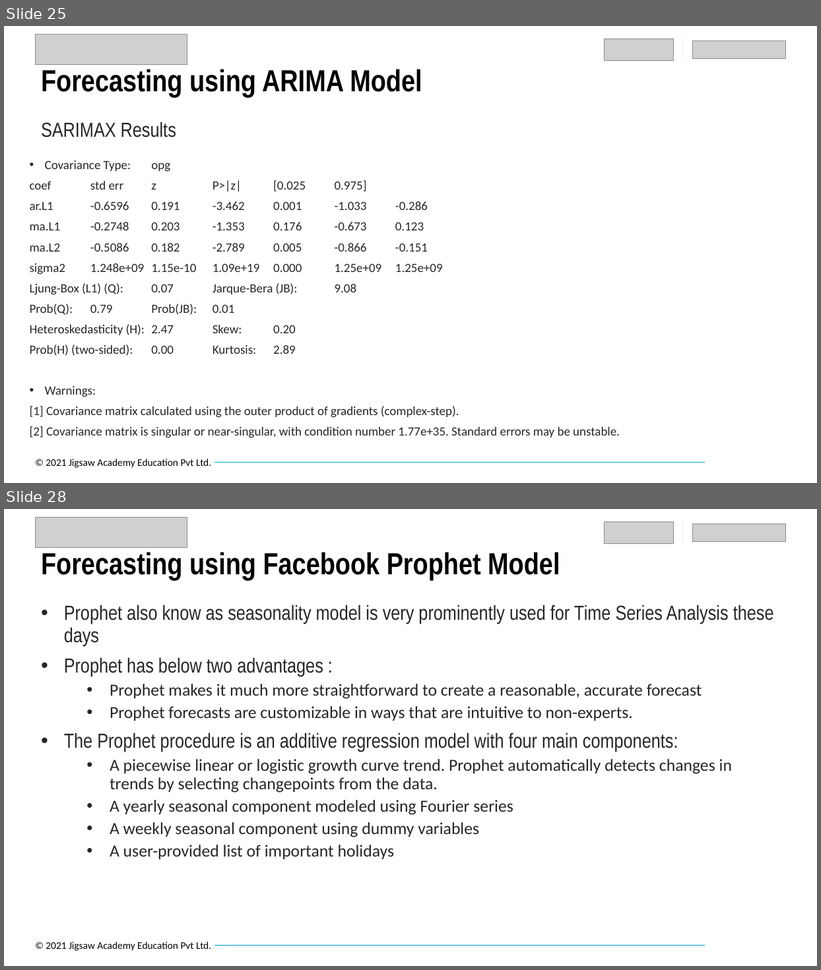
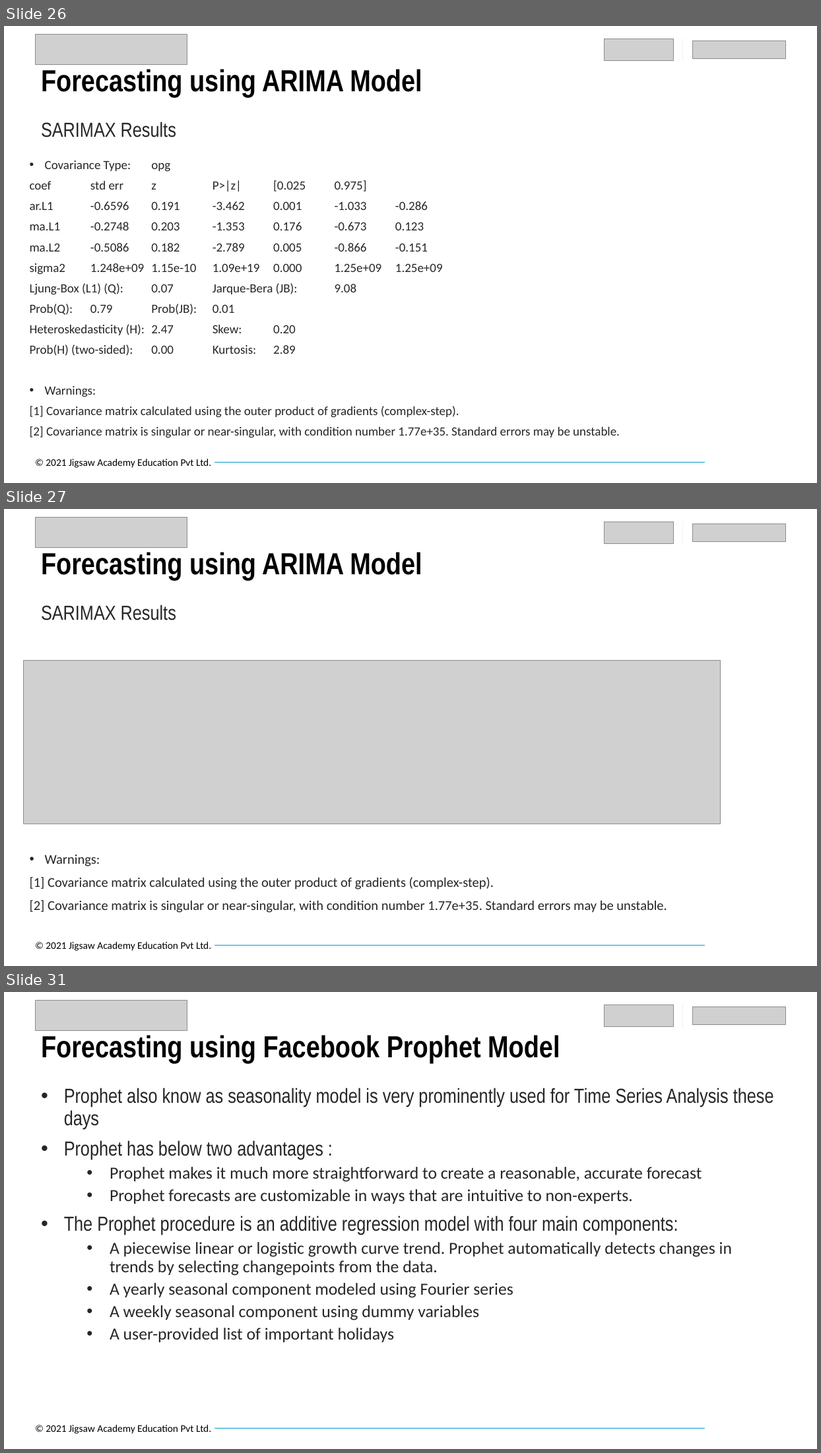
Before and after one commit to priyamgupta281/IPBA_BYOP, a slide deck: Final_PPT_Code/Retail_Revenue_Forecasting_Group_K.pptx. Shown one above the other, each under a label of ours: slides 25 and 28 before the commit, slides 26, 27 and 31 after it; the slides between them are not shown. The pictures are 821x970 and 821x1453 pixels, drawn with LibreOffice and Linux fonts; fonts in the diff are those of the drawing; grey boxes stand for pictures; background and template pictures are left out. Boxes give left, top, right and bottom in pixels: in the first picture for what was removed or moved away, otherwise in the second. Text is boxed around its words. In the diff, an @@ line names an element or a change of style, - is before the commit and + after.

```diff
--- a/Final_PPT_Code/Retail_Revenue_Forecasting_Group_K.pptx
+++ b/Final_PPT_Code/Retail_Revenue_Forecasting_Group_K.pptx
@@ slide 27 added at [4,509,817,966], background #FFFFFF; not listed: 2 template elements that a slide beside it also shows @@
@@ picture added at [35,518,187,548] @@
@@ picture added at [605,522,674,543] @@
@@ line added from (683, 521) to (683, 545), #F2F2F2 0.5 pt @@
@@ picture added at [693,524,787,542] @@
@@ title added at [41,552,422,580], 36 pt, text #000000, bold @@
+Forecasting using ARIMA Model
@@ text added at [41,605,176,621], 24 pt, text #262626 @@
+SARIMAX Results
@@ picture added at [24,660,721,824] @@
@@ text added at [30,855,667,913], 16 pt, text #262626 @@
+• Warnings:
+[1] Covariance matrix calculated using the outer product of gradients (complex-step).
+[2] Covariance matrix is singular or near-singular, with condition number 1.77e+35. Standard errors may be unstable.
@@ what was slide 25 is now slide 26 @@
@@ what was slide 28 is now slide 31 @@
```
Also in this commit, not shown: 4 slides changed, 2 other slides added.
